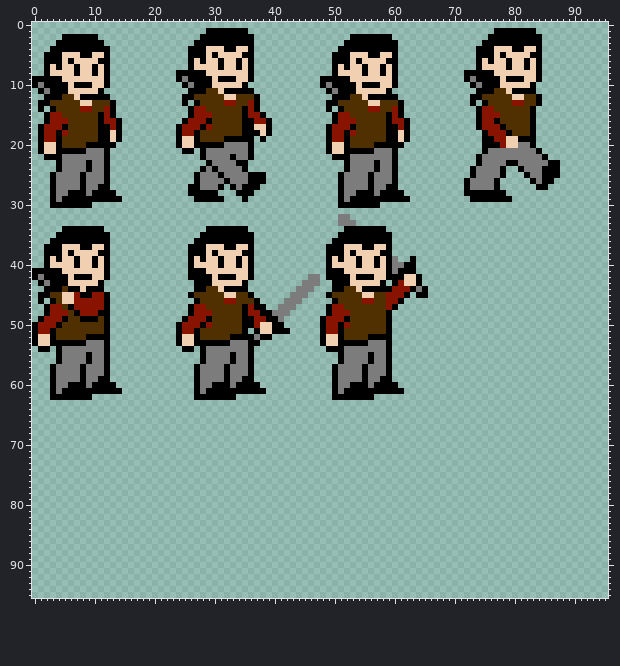
Sprite sheet, stored at client/src/components/Enemy/Bandit3.png. This is how it looked before the edit.
The file is 288x288 pixels, drawn in blocks of 3x3; one block is one cell here. Colours within 5 levels of each other are drawn and written as one.
The same view after the edit:
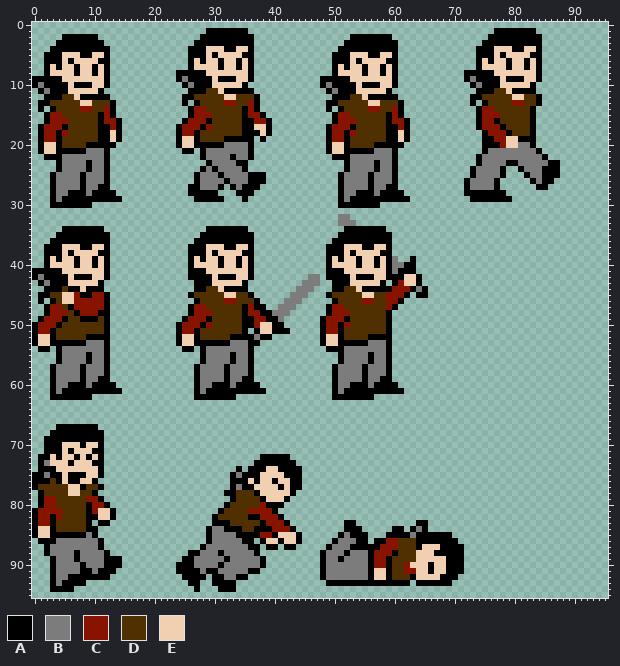
Palette (. is transparent): A #000000  B #7c7c7c  C #881400  D #503000  E #f0d0b0
The edit:
Changed rows in their new state; - is an unchanged pixel.
first column x 0:
67 ----AAAAAAA-------------------------------------------------------------
68 ---AAAAAAAAA------------------------------------------------------------
69 --AAAAAAAAAA------------------------------------------------------------
70 --AAAEEEAEEA------------------------------------------------------------
71 --AAAEAEEEAA------------------------------------------------------------
72 -AAEAEEAEAEA--------------------------AAAAA-----------------------------
73 -ABEEEAEEEAA-------------------------AAAAAAA----------------------------
74 -AAAEEEEEEEA----------------------A-AAAEEAAAA---------------------------
75 AABAAEAAAEEA---------------------ABAAAEEEEAAA---------------------------
76 AAADAEAAEEA----------------------AAAEAEEAEEAA---------------------------
77 ADDDDDEEADDA---------------------ABAAEEEEAEAA---------------------------
78 -ADDDDEEDDA---------------------AADDDAEEEEEA----------------------------
79 -ACCDDDDDCCA---------------------ADDDDAEEEA-----------------------------
80 -ACCDDDDDACCA-------------------ADDDDDCAAA------------------------------
81 ACCCCDDDDACEEA-----------------ADDDDCCCCA-------------------------------
82 ACCACDDDDAAEEA----------------ADDDDDAACCCA------------------------------
83 ACCADDDDDA-AA-----------------AAADDDDDACCCA---------AA----------AA------
84 AEEADDDDDAA------------------ABBAAADDAAACCCA--------AAA-----AA-ABA------
85 AEEAAAAAABA------------------ABBBBAAAACCAEEEA------ABAAA---AAAABAAAAAA--
86 -AAABBBBBBBA-----------------ABBBBBAA-AEEAEEA-----ABBBAA-AACCDDDAAAAAAA-
87 --ABBBBBBBBA----------------ABBBBBBBAA-AA-AA-----ABBBAAAAACCCDDDAEEEAAAA
88 --ABBBBABBBBA-------------AABBBABBBBBA----------ABBBABBBACCCADDDEEEAAAAA
89 ---ABBBABBBBAAA----------AABBBBBABBBBBA---------ABBABBBBACCADDDDEEEEEAAA
90 ---ABBBBABBBAAA---------AAABBBBABBBBBBA---------ABBBBBBBACCADDCEEEAEEAAA
91 ---ABBBBAABAAA----------AAAABAABBBBBAA----------ABBBBBBBAEEADDCCEEAEEAAA
92 ---ABBAAAAAAA------------AAAA-AABBAA------------ABBBBBBBAEEADDDAEEEEAAA-
93 ---ABAAAA-----------------AA--AAAA---------------AAAAAAAAAAAAAA-AAAAAA--
94 ---AAAA--------------------A---AAA--------------------------------------
